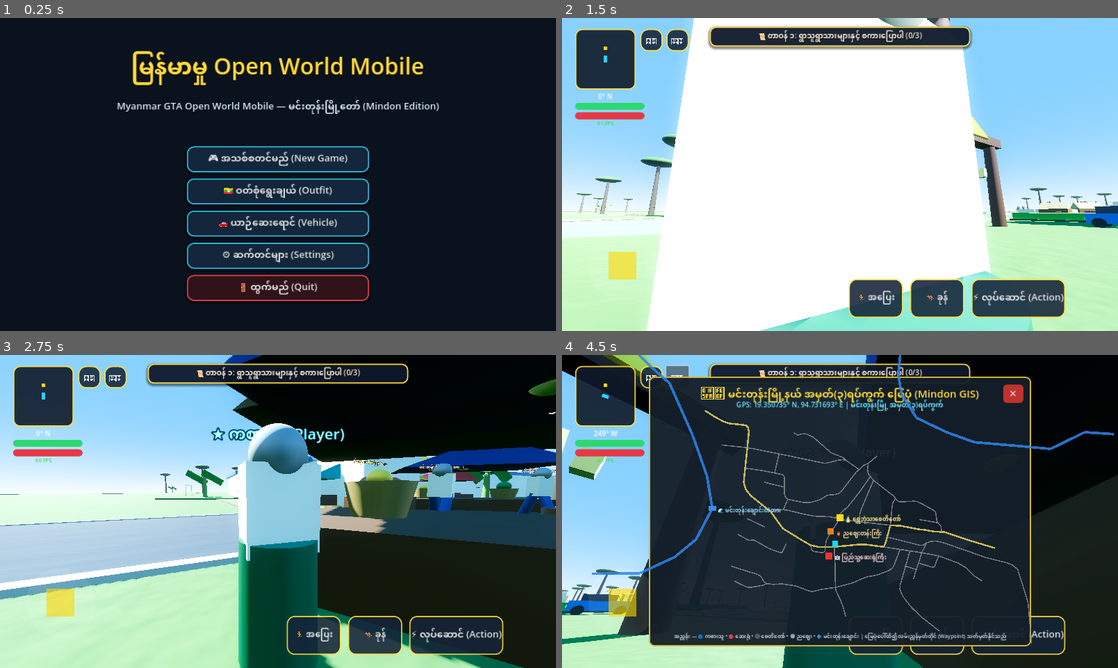
Above: before the commit, frames 1-4 (two rows, left to right).
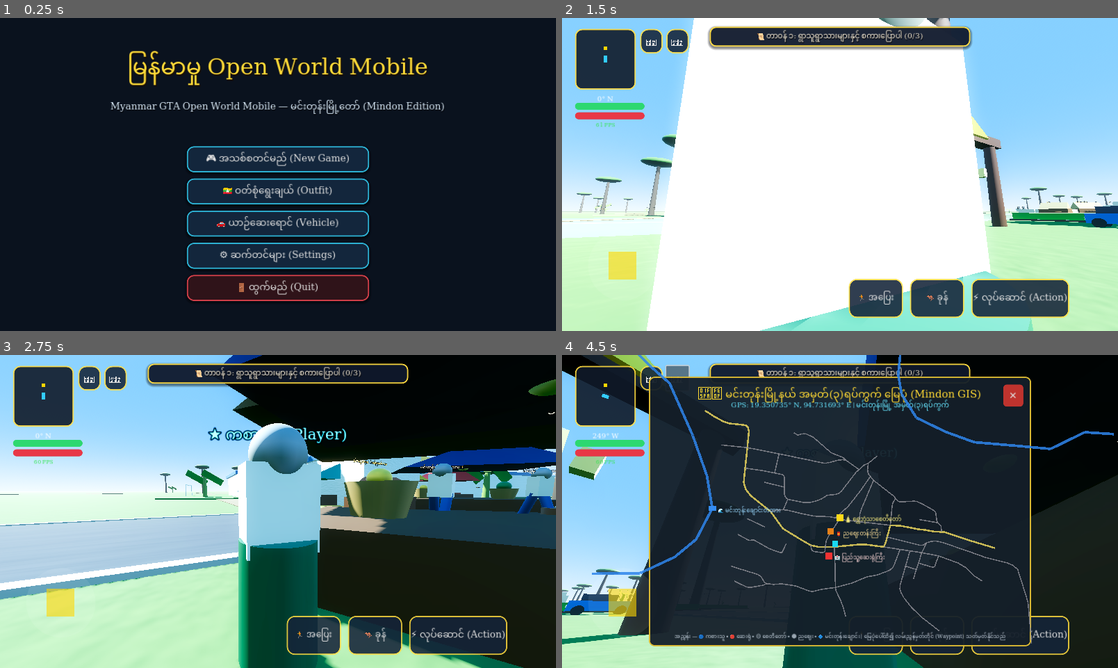
Above: after the commit, the same moments.

Repository: sudohlaingwin/gta-open-world
Game: Godot game, scene res://scenes/main_menu.tscn
The game is run twice, just before and just after one commit, with the same random seed, the same clock (stepped at 60 frames per second) and the same inputs.
Inputs (mouse positions are in pixels of both pictures, inside the frame that each line leads up to):
- Up to frame 1 (0.25 s): no input
- Up to frame 2 (1.5 s): click "🎮 အသစ်စတင်မည် (New Game)" at 0.5 s; drag from (628, 274) to (895, 105) at 1.27 s
- Up to frame 3 (2.75 s): drag from (166, 527) to (250, 574) at 2.02 s
- Up to frame 4 (4.5 s): move the mouse to (895, 442) at 2.77 s; hold Right (ui_right) 2.78-3.5 s; hold Ctrl 2.78-3.5 s; drag from (812, 574) to (673, 464) at 3.52 s; click "🗺️" at 4.25 s

The runs differ from the first frame. In frame 1, 4.8% of the frame differs, in the area x 19-80%, y 10-89%; in frame 2, 1.0%; in frame 3, 1.6%; in frame 4, 3.4%.

Commit message:
Slice 220: Universal Myanmar Font Engine Autoload & MUSE Slice 69 Font Harmonization

Diff:
--- a/project.godot
+++ b/project.godot
@@ -30,7 +30,12 @@
 renderer/rendering_method="mobile"
 textures/vram_compression/import_etc2_astc=true
 
+[gui]
+
+theme/custom_font="res://fonts/NotoSansMyanmar-Regular.ttf"
+
 [autoload]
 
+MyanmarFontAutoload="*res://scripts/myanmar_font_autoload.gd"
 SaveManager="*res://scripts/save_manager.gd"
 MissionManager="*res://scripts/mission_manager.gd"
--- /dev/null
+++ b/scripts/myanmar_font_autoload.gd
@@ -0,0 +1,75 @@
+extends Node
+## Universal Myanmar Font Autoload & Scene Tree Stylist
+## Ensures all 2D UI Controls and 3D Label3D nodes render authentic
+## Myanmar Unicode glyphs without tofu boxes or glyph truncation.
+
+const MYANMAR_FONT_PATH := "res://fonts/NotoSansMyanmar-Regular.ttf"
+var myanmar_font: Font = null
+
+func _ready() -> void:
+	if ResourceLoader.exists(MYANMAR_FONT_PATH):
+		myanmar_font = load(MYANMAR_FONT_PATH) as Font
+
+	if not myanmar_font:
+		push_error("MyanmarFontAutoload: Failed to load font at " + MYANMAR_FONT_PATH)
+		return
+
+	# Style current tree and listen for dynamically spawned scenes
+	get_tree().node_added.connect(_on_node_added)
+	_style_node_recursive(get_tree().root)
+
+func _on_node_added(node: Node) -> void:
+	if not myanmar_font:
+		return
+	_apply_font_to_node(node)
+
+func _style_node_recursive(node: Node) -> void:
+	if not node:
+		return
+	_apply_font_to_node(node)
+	for child in node.get_children():
+		_style_node_recursive(child)
+
+func _apply_font_to_node(node: Node) -> void:
+	if not myanmar_font:
+		return
+
+	# Apply to 3D text nodes
+	if node is Label3D:
+		var l3d = node as Label3D
+		if l3d.font == null:
+			l3d.font = myanmar_font
+
+	# Apply to 2D UI Control nodes if they display text
+	elif node is Label:
+		var lbl = node as Label
+		if not lbl.has_theme_font_override("font"):
+			lbl.add_theme_font_override("font", myanmar_font)
+	elif node is Button:
+		var btn = node as Button
+		if not btn.has_theme_font_override("font"):
+			btn.add_theme_font_override("font", myanmar_font)
+	elif node is LineEdit:
+		var le = node as LineEdit
+		if not le.has_theme_font_override("font"):
+			le.add_theme_font_override("font", myanmar_font)
+	elif node is TextEdit:
+		var te = node as TextEdit
+		if not te.has_theme_font_override("font"):
+			te.add_theme_font_override("font", myanmar_font)
+	elif node is RichTextLabel:
+		var rtl = node as RichTextLabel
+		if not rtl.has_theme_font_override("normal_font"):
+			rtl.add_theme_font_override("normal_font", myanmar_font)
+	elif node is OptionButton:
+		var ob = node as OptionButton
+		if not ob.has_theme_font_override("font"):
+			ob.add_theme_font_override("font", myanmar_font)
+	elif node is CheckButton:
+		var cb = node as CheckButton
+		if not cb.has_theme_font_override("font"):
+			cb.add_theme_font_override("font", myanmar_font)
+	elif node is CheckBox:
+		var chk = node as CheckBox
+		if not chk.has_theme_font_override("font"):
+			chk.add_theme_font_override("font", myanmar_font)
--- /dev/null
+++ b/signboards69.gd
@@ -0,0 +1,132 @@
+extends RefCounted
+## Slice 69 — Burmese 3D signboards, physical boards on posts.
+## Owner direction: readable Burmese signs at real landmarks (not
+## floating text). This is the honest fix to the opponent slices
+## 209/210/212/213 defect, proven live in review: their Label3D
+## nodes carry Burmese strings but NO font, and Godot 4.3's default
+## font has_char() is false for every Myanmar codepoint tested
+## (U+1000, U+1004, U+1019, U+102C, U+1039, U+103A, U+1040) and for
+## emoji — so their "Burmese signage" cannot render as Burmese.
+## This file therefore uses a REAL Myanmar font: Noto Sans Myanmar
+## Regular (fonts/NotoSansMyanmar-Regular.ttf, SIL OFL 1.1, see
+## fonts/NotoSansMyanmar-ATTRIBUTION.txt), loaded as a FontFile.
+## Coverage is verified in the Slice 69 sim: every codepoint of
+## every sign text below returns has_char() == true on that font,
+## and get_string_size() widths at font_size 64 are 118-553 px, so
+## at pixel_size 0.012 the widest sign is 6.64 m on a 7.5 m board.
+## Design: two wood posts + a dark green board with gold trim +
+## a Label3D (billboard disabled, double_sided true) on the board
+## face. Boards are visual only — NO colliders anywhere, so no
+## sign can block a road, a lane, or a vehicle entry (stated
+## plainly; a player walking through a signpost is the accepted
+## tradeoff, same as the Slice 64 scenery carts' no-collider rule
+## for non-blocking props). Runtime-only, no scene touched.
+## Positions are real scene-node coordinates (main.tscn): Market
+## MarketStallA (16,12), TeaShop13 (-14,20), School13 (-34,14),
+## MindonHospital (122,58), MonasteryBell (-6,-32), Pagoda
+## (-20,-25), GuestHouse20 (26,36), NightMarket20 (-36,32).
+## Gate signs stand beside real roads: East Fields sign at
+## (258,10) — off the Slice 62 12 m road slab (z -6..6), clear
+## of the south houses (x >= 285) and north houses (z -16);
+## Mindon sign at (84,9) — west of the Slice 37 bridge line
+## x 88, checked clear of bridge/bank/water nodes (all at z <= 0).
+## Idempotent: if Signboards69 already exists, dress() returns.
+
+static func _mat(color: Color, rough: float = 0.9) -> StandardMaterial3D:
+	var m := StandardMaterial3D.new()
+	m.albedo_color = color
+	m.roughness = rough
+	return m
+
+static func _box(parent: Node3D, nm: String, size: Vector3, pos: Vector3, mat: Material) -> MeshInstance3D:
+	var mi := MeshInstance3D.new()
+	mi.name = nm
+	var mesh := BoxMesh.new()
+	mesh.size = size
+	mi.mesh = mesh
+	mi.position = pos
+	if mat != null:
+		mi.set_surface_override_material(0, mat)
+	parent.add_child(mi)
+	return mi
+
+static func _cyl(parent: Node3D, nm: String, r: float, h: float, pos: Vector3, mat: Material) -> MeshInstance3D:
+	var mi := MeshInstance3D.new()
+	mi.name = nm
+	var mesh := CylinderMesh.new()
+	mesh.top_radius = r
+	mesh.bottom_radius = r
+	mesh.height = h
+	mi.mesh = mesh
+	mi.position = pos
+	if mat != null:
+		mi.set_surface_override_material(0, mat)
+	parent.add_child(mi)
+	return mi
+
+static func _sign(parent: Node3D, idx: int, text: String, x: float, z: float, rot_y: float, font: Font, board_mat: Material, trim_mat: Material, post_mat: Material) -> void:
+	var g := Node3D.new()
+	g.name = "Signboard69_%d" % idx
+	g.position = Vector3(x, 0.0, z)
+	g.rotation.y = rot_y
+	parent.add_child(g)
+	# Posts (3.7 m) + board (7.5 x 2.2 m, centre y 2.6) + gold trim.
+	_cyl(g, "Post69L", 0.18, 3.7, Vector3(-3.2, 1.85, 0.0), post_mat)
+	_cyl(g, "Post69R", 0.18, 3.7, Vector3(3.2, 1.85, 0.0), post_mat)
+	_box(g, "Board69", Vector3(7.5, 2.2, 0.15), Vector3(0.0, 2.6, 0.0), board_mat)
+	_box(g, "Trim69T", Vector3(7.5, 0.12, 0.17), Vector3(0.0, 3.7, 0.0), trim_mat)
+	_box(g, "Trim69B", Vector3(7.5, 0.12, 0.17), Vector3(0.0, 1.5, 0.0), trim_mat)
+	# Label3D on the board face. Font MUST be the Myanmar font:
+	# if it failed to load, skip the label rather than show boxes
+	# from the default font (the sim fails loudly on this case).
+	if font != null:
+		var lab := Label3D.new()
+		lab.name = "Label69"
+		lab.text = text
+		lab.font = font
+		lab.font_size = 64
+		lab.pixel_size = 0.012
+		lab.outline_size = 8
+		lab.outline_modulate = Color(0.05, 0.05, 0.05, 1.0)
+		lab.modulate = Color(1.0, 0.90, 0.35, 1.0)
+		lab.position = Vector3(0.0, 2.6, 0.12)
+		g.add_child(lab)
+	else:
+		push_error("Signboards69: Myanmar font failed to load, label skipped for " + text)
+
+static func dress(world: Node3D) -> void:
+	if world == null:
+		return
+	if world.get_node_or_null("Signboards69") != null:
+		return
+	var font := load("res://fonts/NotoSansMyanmar-Regular.ttf") as Font
+	var board := _mat(Color(0.06, 0.24, 0.17, 1.0), 0.85)
+	var trim := _mat(Color(0.85, 0.68, 0.15, 1.0), 0.4)
+	trim.metallic = 0.3
+	var post := _mat(Color(0.45, 0.30, 0.16, 1.0), 0.9)
+	var grp := Node3D.new()
+	grp.name = "Signboards69"
+	# Deferred add: player._ready runs while Main is still setting
+	# up children, so a direct add_child fails ("parent busy") —
+	# the same reason Slice 56/59/62 dressing defers its adds.
+	# Content is built onto grp before the add, so nothing pops.
+	world.call_deferred("add_child", grp)
+	# [text, x, z, rot_y] — sign stands 8 m off the landmark in +z
+	# and faces -z toward it (rot PI), except the Mindon gate,
+	# which faces +x into town (rot PI/2).
+	var signs: Array = [
+		["ဈေး", 16.0, 20.0, PI],
+		["လက်ဖက်ရည်", -14.0, 28.0, PI],
+		["ကျောင်း", -34.0, 22.0, PI],
+		["ဆေးရုံ", 122.0, 66.0, PI],
+		["ဘုန်းကြီးကျောင်း", -6.0, -24.0, PI],
+		["စေတီ", -20.0, -17.0, PI],
+		["ဧည့်ရိပ်သာ", 26.0, 44.0, PI],
+		["ညဈေး", -36.0, 40.0, PI],
+		["လယ်ကွင်း ဝင်ပေါက်", 258.0, 10.0, PI],
+		["မင်းတုန်း ဝင်ပေါက်", 84.0, 9.0, PI * 0.5],
+	]
+	var i := 0
+	for s in signs:
+		_sign(grp, i, str(s[0]), float(s[1]), float(s[2]), float(s[3]), font, board, trim, post)
+		i += 1
Not shown, added: fonts/NotoSansMyanmar-ATTRIBUTION.txt
Binary file added: fonts/NotoSansMyanmar-Regular.ttf
Not shown, added: fonts/NotoSansMyanmar-Regular.ttf.import
Not shown, changed: COLLAB.md
